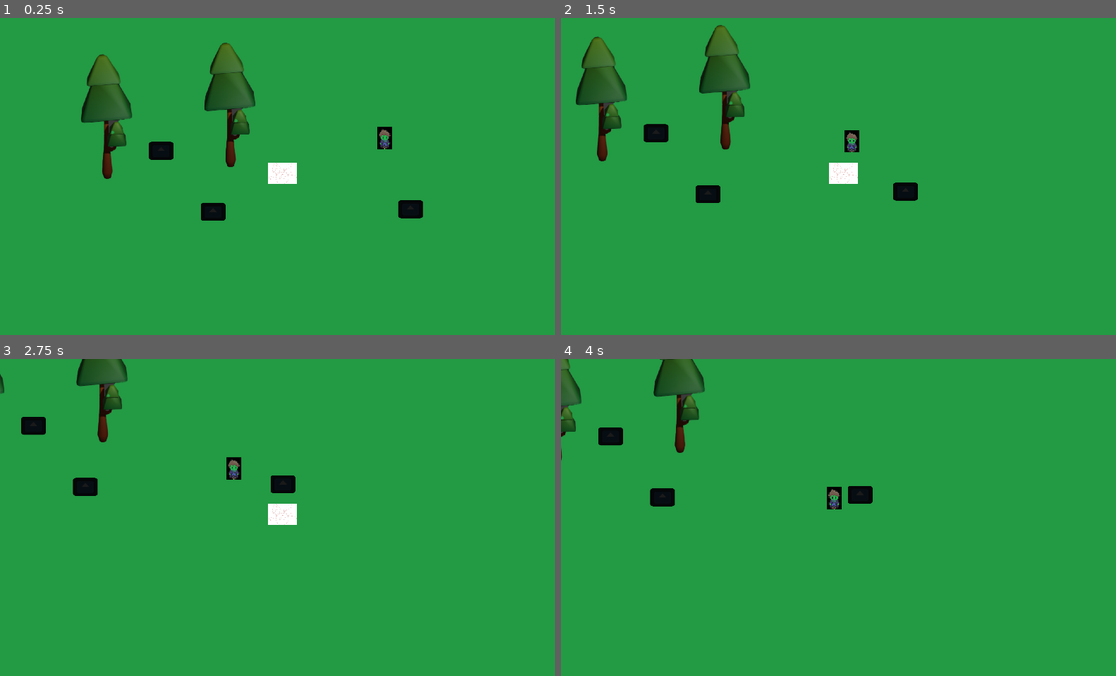
Above: before the commit, frames 1-4 (two rows, left to right).
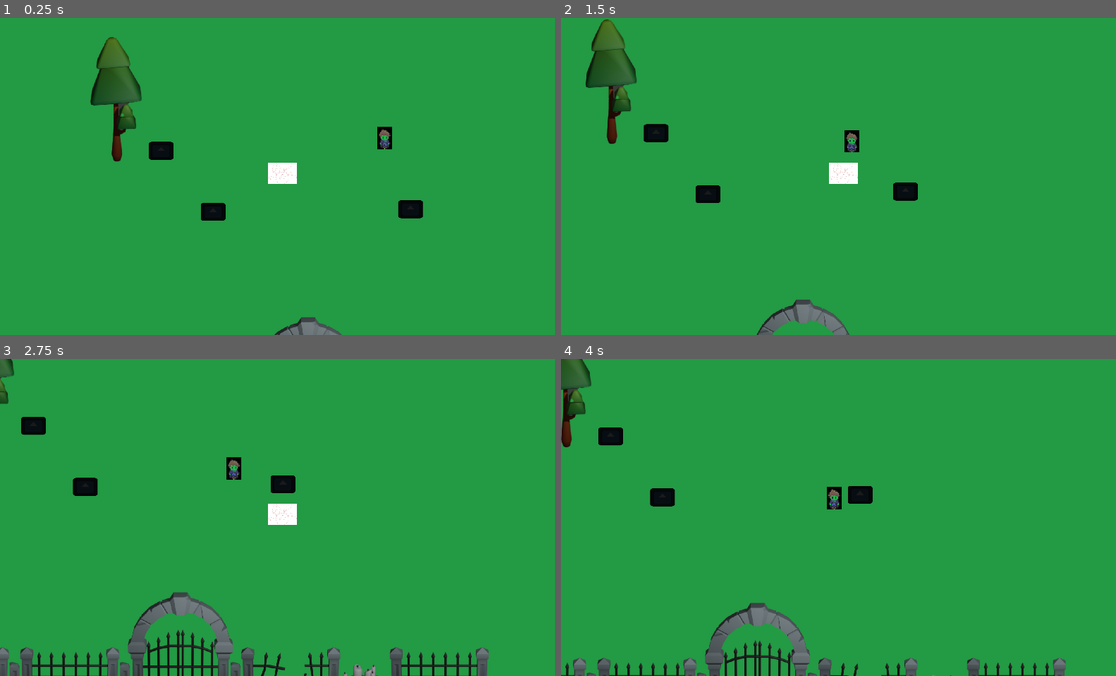
Above: after the commit, the same moments.

Repository: fortniteslayer123/Halloweengame
Game: Godot game, scene res://world.tscn
The game is run twice, just before and just after one commit, with the same random seed, the same clock (stepped at 60 frames per second) and the same inputs. The engine's default icon, where the game draws it, is replaced by a stand-in: a white triangle on a blue panel in a dark square.
Inputs:
- Up to frame 1 (0.25 s): no input
- Up to frame 2 (1.5 s): hold D (move_right) 0.53-1.28 s; hold S (move_down) from 1.28 s (still down)
- Up to frame 3 (2.75 s): release S (move_down) at 2.03 s; hold D (move_right) from 2.03 s (still down)
- Up to frame 4 (4 s): release D (move_right) at 2.78 s; hold W (move_up) 2.78-3.53 s; hold A (move_left) from 3.53 s (still down)

The runs differ from the first frame. In frame 1, 4.3% of the frame differs, in the area x 14-62%, y 6-100%; in frame 2, 4.8%; in frame 3, 6.1%, in the area x 0-89%, y 0-100%; in frame 4, 5.5%.

Commit message:
Added some objects.

Diff:
--- /dev/null
+++ b/arch.tscn
@@ -0,0 +1,17 @@
+[gd_scene load_steps=3 format=3 uid="uid://d1046qtlodspw"]
+
+[ext_resource type="Texture2D" uid="uid://bdd5ryv8hnmd6" path="res://Assets/arch2.png" id="1_rdqua"]
+
+[sub_resource type="RectangleShape2D" id="RectangleShape2D_23j4o"]
+size = Vector2(334, 56)
+
+[node name="Arch" type="StaticBody2D"]
+collision_mask = 10
+
+[node name="Sprite2D" type="Sprite2D" parent="."]
+position = Vector2(-0.9999962, -2.000002)
+texture = ExtResource("1_rdqua")
+
+[node name="CollisionShape2D" type="CollisionShape2D" parent="."]
+position = Vector2(2, 155)
+shape = SubResource("RectangleShape2D_23j4o")
--- /dev/null
+++ b/fence.tscn
@@ -0,0 +1,17 @@
+[gd_scene load_steps=3 format=3 uid="uid://cbrrx15mpnijn"]
+
+[ext_resource type="Texture2D" uid="uid://dk33vimwd4ip" path="res://Assets/fence.png" id="1_hsy3x"]
+
+[sub_resource type="RectangleShape2D" id="RectangleShape2D_5gl7b"]
+size = Vector2(334, 20)
+
+[node name="Fence" type="StaticBody2D"]
+collision_mask = 10
+
+[node name="Sprite2D" type="Sprite2D" parent="."]
+position = Vector2(-0.9999962, -2.000002)
+texture = ExtResource("1_hsy3x")
+
+[node name="CollisionShape2D" type="CollisionShape2D" parent="."]
+position = Vector2(-1, 78)
+shape = SubResource("RectangleShape2D_5gl7b")
--- /dev/null
+++ b/fence_broken.tscn
@@ -0,0 +1,17 @@
+[gd_scene load_steps=3 format=3 uid="uid://u06r7f8m2xoj"]
+
+[ext_resource type="Texture2D" uid="uid://cky4g2iwaehvb" path="res://Assets/fence2.png" id="1_n2n80"]
+
+[sub_resource type="RectangleShape2D" id="RectangleShape2D_5gl7b"]
+size = Vector2(334, 20)
+
+[node name="Fence_broken" type="StaticBody2D"]
+collision_mask = 10
+
+[node name="Sprite2D" type="Sprite2D" parent="."]
+position = Vector2(-0.9999962, -2.000002)
+texture = ExtResource("1_n2n80")
+
+[node name="CollisionShape2D" type="CollisionShape2D" parent="."]
+position = Vector2(-1, 78)
+shape = SubResource("RectangleShape2D_5gl7b")
--- /dev/null
+++ b/fence_pillar.tscn
@@ -0,0 +1,17 @@
+[gd_scene load_steps=3 format=3 uid="uid://dndftownnhl1x"]
+
+[ext_resource type="Texture2D" uid="uid://emmjavs3qcvl" path="res://Assets/fencePillar.png" id="1_702q0"]
+
+[sub_resource type="RectangleShape2D" id="RectangleShape2D_hjgt7"]
+size = Vector2(42, 20)
+
+[node name="FencePillar" type="StaticBody2D"]
+collision_mask = 10
+
+[node name="Sprite2D" type="Sprite2D" parent="."]
+position = Vector2(-0.9999962, -2.000002)
+texture = ExtResource("1_702q0")
+
+[node name="CollisionShape2D" type="CollisionShape2D" parent="."]
+position = Vector2(-1, 53)
+shape = SubResource("RectangleShape2D_hjgt7")
--- /dev/null
+++ b/plaque_candles.tscn
@@ -0,0 +1,17 @@
+[gd_scene load_steps=3 format=3 uid="uid://cx2kff8cslhg2"]
+
+[ext_resource type="Texture2D" uid="uid://vypvhwtdgj22" path="res://Assets/plaqueCandles.png" id="1_mwbts"]
+
+[sub_resource type="RectangleShape2D" id="RectangleShape2D_hjgt7"]
+size = Vector2(170, 36)
+
+[node name="PlaqueCandles" type="StaticBody2D"]
+collision_mask = 10
+
+[node name="Sprite2D" type="Sprite2D" parent="."]
+position = Vector2(-0.9999962, -2.000002)
+texture = ExtResource("1_mwbts")
+
+[node name="CollisionShape2D" type="CollisionShape2D" parent="."]
+position = Vector2(-1, 41)
+shape = SubResource("RectangleShape2D_hjgt7")
--- a/puu.tscn
+++ b/puu.tscn
@@ -3,10 +3,10 @@
 [ext_resource type="Texture2D" uid="uid://cjd87p4cjsfm2" path="res://puu001.png" id="1_umu8y"]
 
 [sub_resource type="CapsuleShape2D" id="CapsuleShape2D_umu8y"]
-radius = 18.0
-height = 50.0
+radius = 15.0
+height = 42.0
 
-[node name="Box" type="StaticBody2D"]
+[node name="Puu" type="StaticBody2D"]
 collision_mask = 10
 
 [node name="Sprite2D" type="Sprite2D" parent="."]
@@ -14,5 +14,5 @@
 texture = ExtResource("1_umu8y")
 
 [node name="CollisionShape2D" type="CollisionShape2D" parent="."]
-position = Vector2(4, 186)
+position = Vector2(4, 191)
 shape = SubResource("CapsuleShape2D_umu8y")
--- /dev/null
+++ b/shrine_candles.tscn
@@ -0,0 +1,17 @@
+[gd_scene load_steps=3 format=3 uid="uid://hdg3ft1gq30f"]
+
+[ext_resource type="Texture2D" uid="uid://couqfds2rosw0" path="res://Assets/shrineCandles.png" id="1_6ximm"]
+
+[sub_resource type="RectangleShape2D" id="RectangleShape2D_hjgt7"]
+size = Vector2(92, 36)
+
+[node name="ShrineCandles" type="StaticBody2D"]
+collision_mask = 10
+
+[node name="Sprite2D" type="Sprite2D" parent="."]
+position = Vector2(-0.9999962, -2.000002)
+texture = ExtResource("1_6ximm")
+
+[node name="CollisionShape2D" type="CollisionShape2D" parent="."]
+position = Vector2(-1, 61)
+shape = SubResource("RectangleShape2D_hjgt7")
--- a/world.tscn
+++ b/world.tscn
@@ -1,10 +1,18 @@
-[gd_scene load_steps=7 format=3 uid="uid://bew67m8uxj7ta"]
+[gd_scene load_steps=15 format=3 uid="uid://bew67m8uxj7ta"]
 
 [ext_resource type="Script" uid="uid://d2o274ngukdln" path="res://world.gd" id="1_aqk2v"]
 [ext_resource type="PackedScene" uid="uid://dno81mu60av6k" path="res://Scenes/player.tscn" id="2_fj7yv"]
 [ext_resource type="PackedScene" uid="uid://dq0vutv2rfk6m" path="res://box.tscn" id="2_tlwt5"]
 [ext_resource type="PackedScene" uid="uid://bbwopwj7ofel7" path="res://Scenes/enemy.tscn" id="3_tlwt5"]
 [ext_resource type="PackedScene" uid="uid://cogopbuqhw8mk" path="res://puu.tscn" id="5_036b0"]
+[ext_resource type="PackedScene" uid="uid://d1046qtlodspw" path="res://arch.tscn" id="6_dwbse"]
+[ext_resource type="Texture2D" uid="uid://cwbiajuivkhqe" path="res://Assets/archGateLeft.png" id="7_gbfbk"]
+[ext_resource type="Texture2D" uid="uid://bfxvmo3ujvgeh" path="res://Assets/archGateright.png" id="8_ioo17"]
+[ext_resource type="PackedScene" uid="uid://dndftownnhl1x" path="res://fence_pillar.tscn" id="9_wse8f"]
+[ext_resource type="PackedScene" uid="uid://cbrrx15mpnijn" path="res://fence.tscn" id="10_ic0uy"]
+[ext_resource type="PackedScene" uid="uid://u06r7f8m2xoj" path="res://fence_broken.tscn" id="11_ic0uy"]
+[ext_resource type="PackedScene" uid="uid://hdg3ft1gq30f" path="res://shrine_candles.tscn" id="12_2o6r5"]
+[ext_resource type="PackedScene" uid="uid://cx2kff8cslhg2" path="res://plaque_candles.tscn" id="13_70uel"]
 
 [sub_resource type="QuadMesh" id="QuadMesh_gv5m4"]
 
@@ -35,7 +43,42 @@
 [node name="MainCamera" type="Camera2D" parent="."]
 
 [node name="Puu" parent="." instance=ExtResource("5_036b0")]
-position = Vector2(387, 19)
 
-[node name="Box4" parent="." instance=ExtResource("5_036b0")]
-position = Vector2(-33, 59)
+[node name="Arch" parent="." instance=ExtResource("6_dwbse")]
+position = Vector2(653, 926)
+
+[node name="ArchGateright" type="Sprite2D" parent="Arch"]
+position = Vector2(-60, 61)
+texture = ExtResource("8_ioo17")
+
+[node name="ArchGateLeft" type="Sprite2D" parent="Arch"]
+position = Vector2(65, 57.5)
+scale = Vector2(1, 0.9961832)
+texture = ExtResource("7_gbfbk")
+
+[node name="FencePillar" parent="." instance=ExtResource("9_wse8f")]
+position = Vector2(467, 1046)
+
+[node name="FencePillar3" parent="." instance=ExtResource("9_wse8f")]
+position = Vector2(844, 1046)
+
+[node name="FencePillar2" parent="." instance=ExtResource("9_wse8f")]
+position = Vector2(91, 1046)
+
+[node name="Fence" parent="." instance=ExtResource("10_ic0uy")]
+position = Vector2(279, 1021)
+
+[node name="Fence3" parent="." instance=ExtResource("10_ic0uy")]
+position = Vector2(1538, 1021)
+
+[node name="Fence2" parent="." instance=ExtResource("10_ic0uy")]
+position = Vector2(-97, 1021)
+
+[node name="Fence_broken" parent="." instance=ExtResource("11_ic0uy")]
+position = Vector2(1032, 1021)
+
+[node name="ShrineCandles" parent="." instance=ExtResource("12_2o6r5")]
+position = Vector2(-309, 1031)
+
+[node name="PlaqueCandles" parent="." instance=ExtResource("13_70uel")]
+position = Vector2(1284, 1050)
Not shown, added: Assets/arch.png.import
Not shown, added: Assets/arch2.png.import
Not shown, added: Assets/archGateLeft.png.import
Not shown, added: Assets/archGateright.png.import
Not shown, added: Assets/bench.png.import
Not shown, added: Assets/benchDecorated.png.import
Not shown, added: Assets/boneA.png.import
Not shown, added: Assets/boneB.png.import
Not shown, added: Assets/boneC.png.import
Not shown, added: Assets/candle.png.import
Not shown, added: Assets/coffin.png.import
Not shown, added: Assets/coffinDecorated.png.import
(and 46 more such lines)
